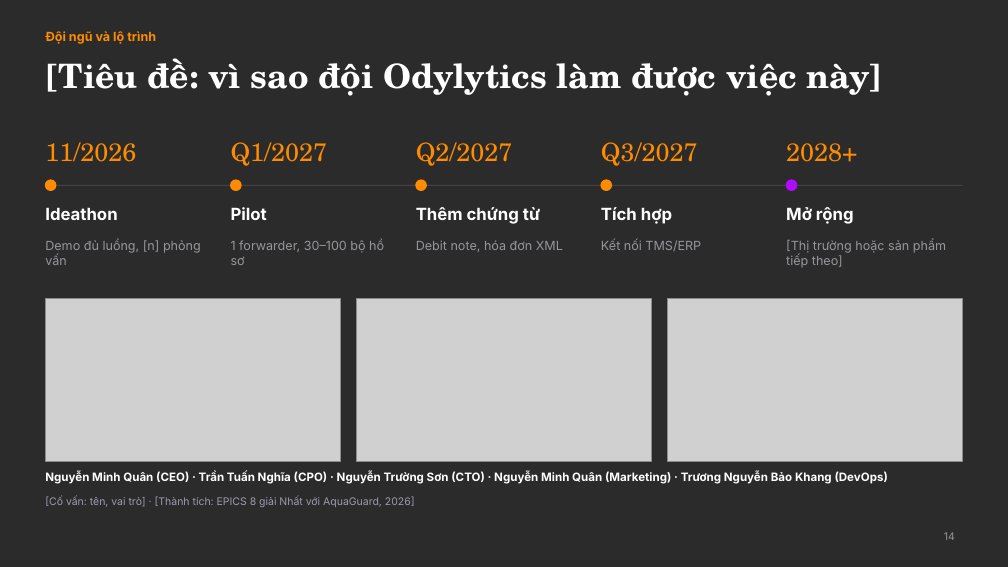
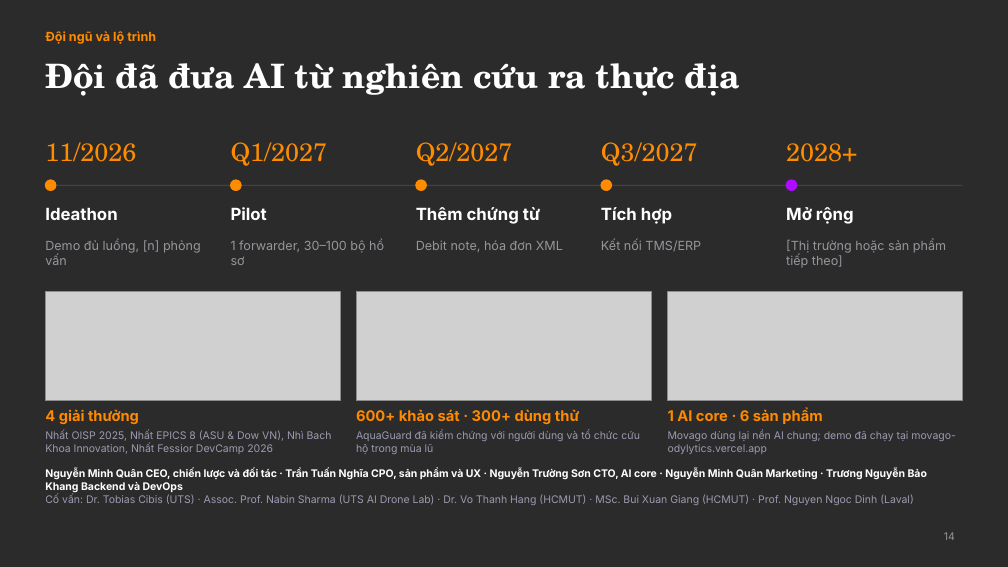
Before and after one commit to Odylytics/Movago_Odylytics, a slide deck: slide 14 of nghien_cuu_tung_slide/Movago_Pitch_Deck.pptx. Drawn at 1008x567 pixels with LibreOffice and Linux fonts; fonts in the diff are those of the drawing; grey boxes stand for pictures; background and template pictures are left out; a plain dark background stands for a picture behind light text. Boxes give left, top, right and bottom in pixels: in the first picture for what was removed or moved away, otherwise in the second. Text is boxed around its words. In the diff, an @@ line names an element or a change of style, - is before the commit and + after.

```diff
--- a/nghien_cuu_tung_slide/Movago_Pitch_Deck.pptx
+++ b/nghien_cuu_tung_slide/Movago_Pitch_Deck.pptx
@@ title at [45,63,740,96]: text changed @@
-[Tiêu đề: vì sao đội Odylytics làm được việc này]
+Đội đã đưa AI từ nghiên cứu ra thực địa
@@ picture: place and size @@
-picture at [45,299,340,461]
+picture at [45,291,340,401]
@@ picture: place and size @@
-picture at [356,299,651,461]
+picture at [356,291,651,401]
@@ picture: place and size @@
-picture at [668,299,963,461]
+picture at [668,291,963,401]
@@ text added at [45,409,139,424], 14 pt, text #FF8A00, bold @@
+4 giải thưởng
@@ text added at [356,409,579,424], 14 pt, text #FF8A00, bold @@
+600+ khảo sát · 300+ dùng thử
@@ text added at [668,408,822,424], 14 pt, text #FF8A00, bold @@
+1 AI core · 6 sản phẩm
@@ text at [45,431,332,454]: text changed @@
-[Cố vấn: tên, vai trò] · [Thành tích: EPICS 8 giải Nhất với AquaGuard, 2026]
+Nhất OISP 2025, Nhất EPICS 8 (ASU & Dow VN), Nhì Bach Khoa Innovation, Nhất Fessior DevCamp 2026
@@ text added at [356,431,640,454], 10 pt, text #9A9AB0 @@
+AquaGuard đã kiểm chứng với người dùng và tổ chức cứu hộ trong mùa lũ
@@ text added at [668,431,955,454], 10 pt, text #9A9AB0 @@
+Movago dùng lại nền AI chung; demo đã chạy tại movago-odylytics.vercel.app
@@ text at [45,469,927,492]: text changed; size 11 to 10 pt @@
-Nguyễn Minh Quân (CEO) · Trần Tuấn Nghĩa (CPO) · Nguyễn Trường Sơn (CTO) · Nguyễn Minh Quân (Marketing) · Trương Nguyễn Bảo Khang (DevOps)
+Nguyễn Minh Quân CEO, chiến lược và đối tác · Trần Tuấn Nghĩa CPO, sản phẩm và UX · Nguyễn Trường Sơn CTO, AI core · Nguyễn Minh Quân Marketing · Trương Nguyễn Bảo Khang Backend và DevOps
@@ text added at [45,494,914,505], 10 pt, text #9A9AB0 @@
+Cố vấn: Dr. Tobias Cibis (UTS) · Assoc. Prof. Nabin Sharma (UTS AI Drone Lab) · Dr. Vo Thanh Hang (HCMUT) · MSc. Bui Xuan Giang (HCMUT) · Prof. Nguyen Ngoc Dinh (Laval)
```
Also in this commit, not shown: 2 other files.
